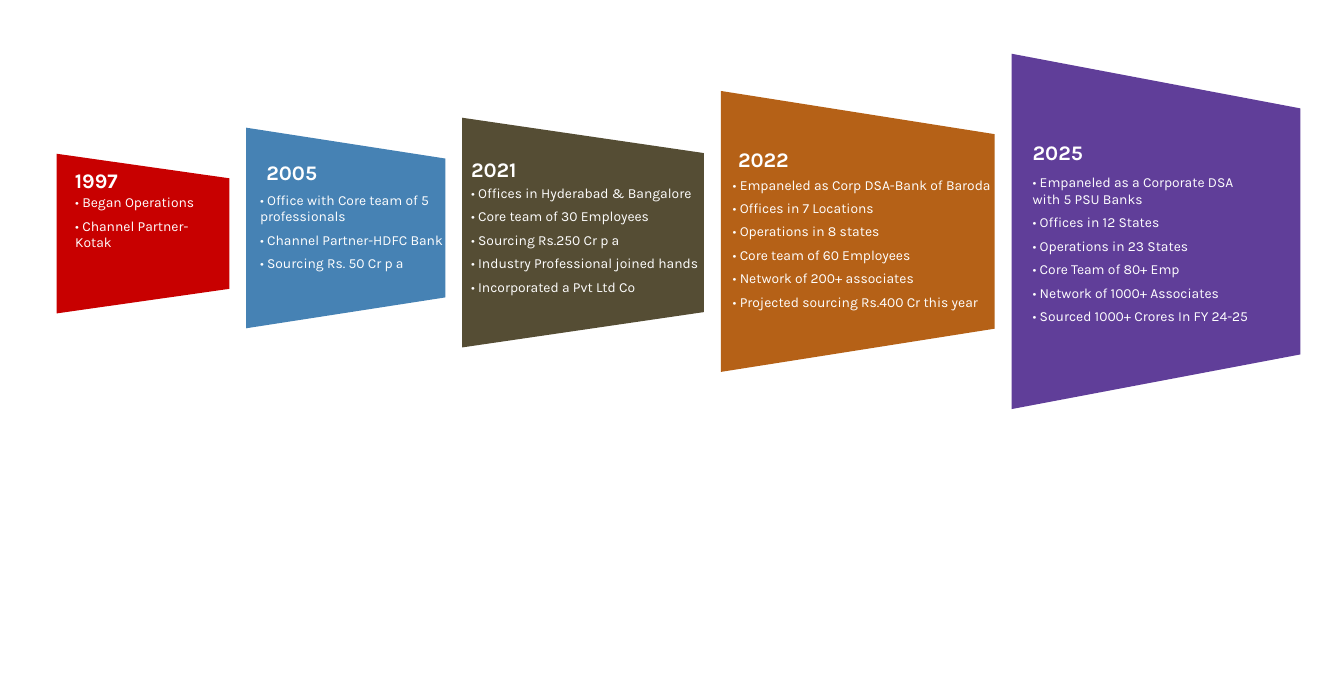
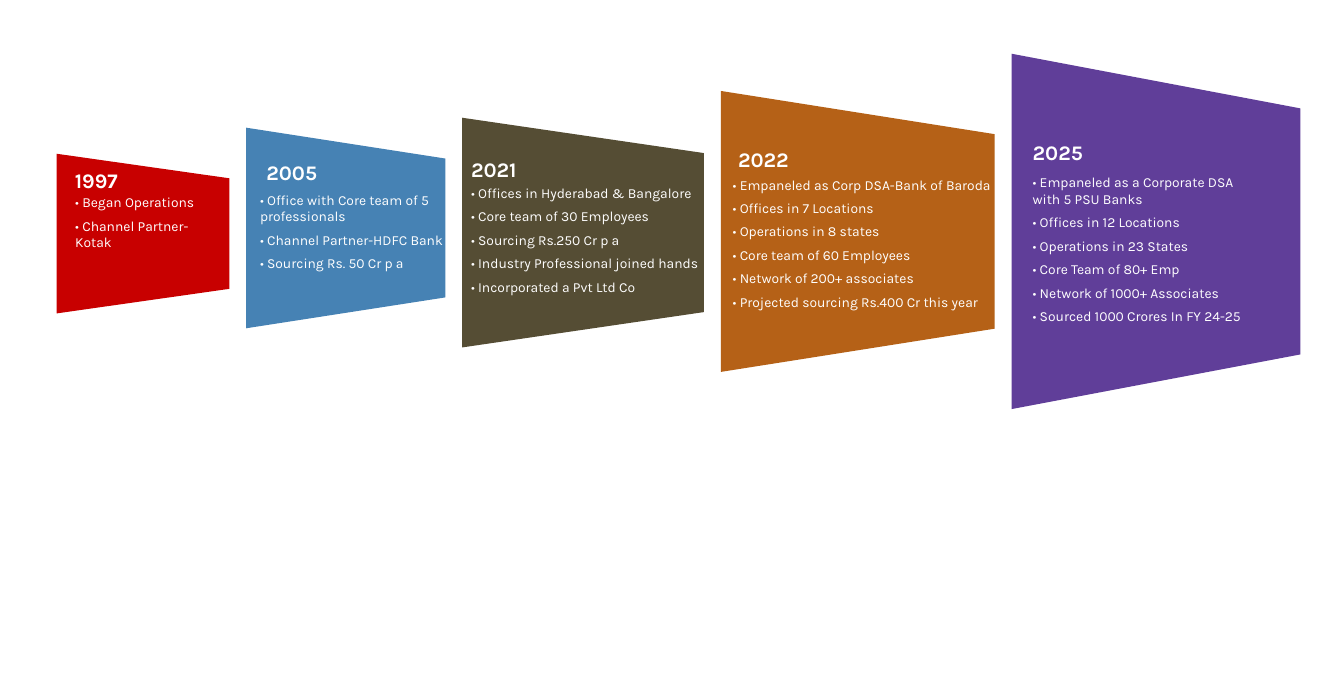
Before and after one commit to FinsolLTD/FinsolWebApp, a slide deck: slide 1 of assets/img/overview_editable.pptm. Drawn at 1344x675 pixels with LibreOffice and Linux fonts; fonts in the diff are those of the drawing. Boxes give left, top, right and bottom in pixels: in the first picture for what was removed or moved away, otherwise in the second. Text is boxed around its words. In the diff, an @@ line names an element or a change of style, - is before the commit and + after.

```diff
--- a/assets/img/overview_editable.pptm
+++ b/assets/img/overview_editable.pptm
@@ text at (x1=1040, y1=217, x2=1180, y2=227): text changed @@
-• Offices in 12 States
+• Offices in 12 Locations
@@ text at (x1=1040, y1=311, x2=1240, y2=321): text changed @@
-• Sourced 1000+ Crores In FY 24-25
+• Sourced 1000 Crores In FY 24-25
```
Also in this commit, not shown: 2 other files.
